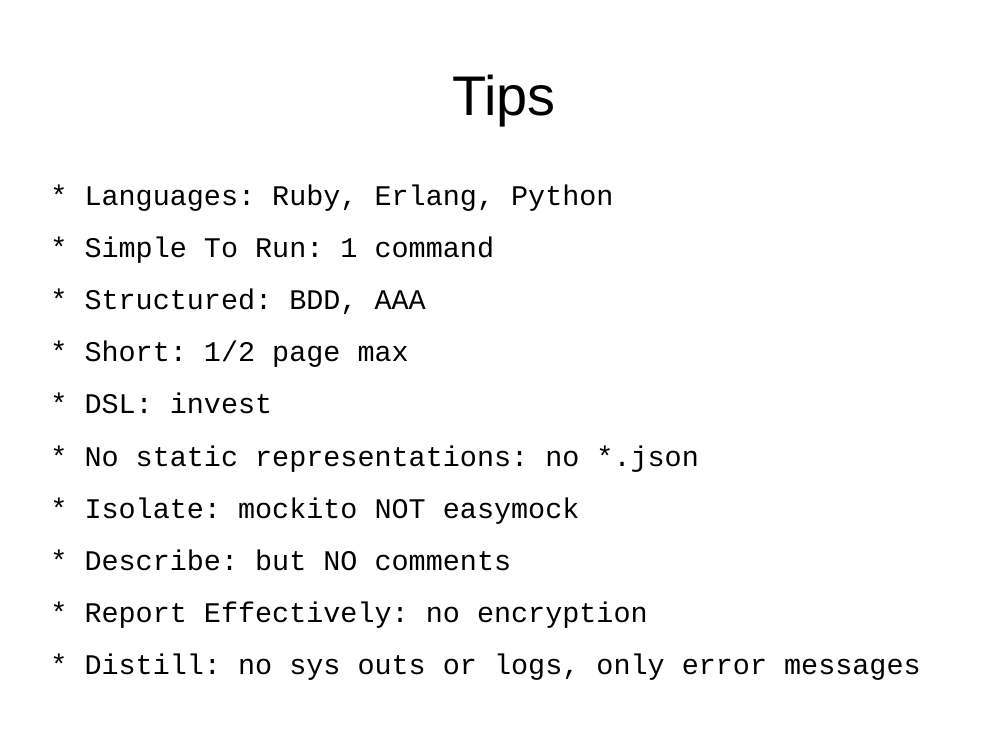
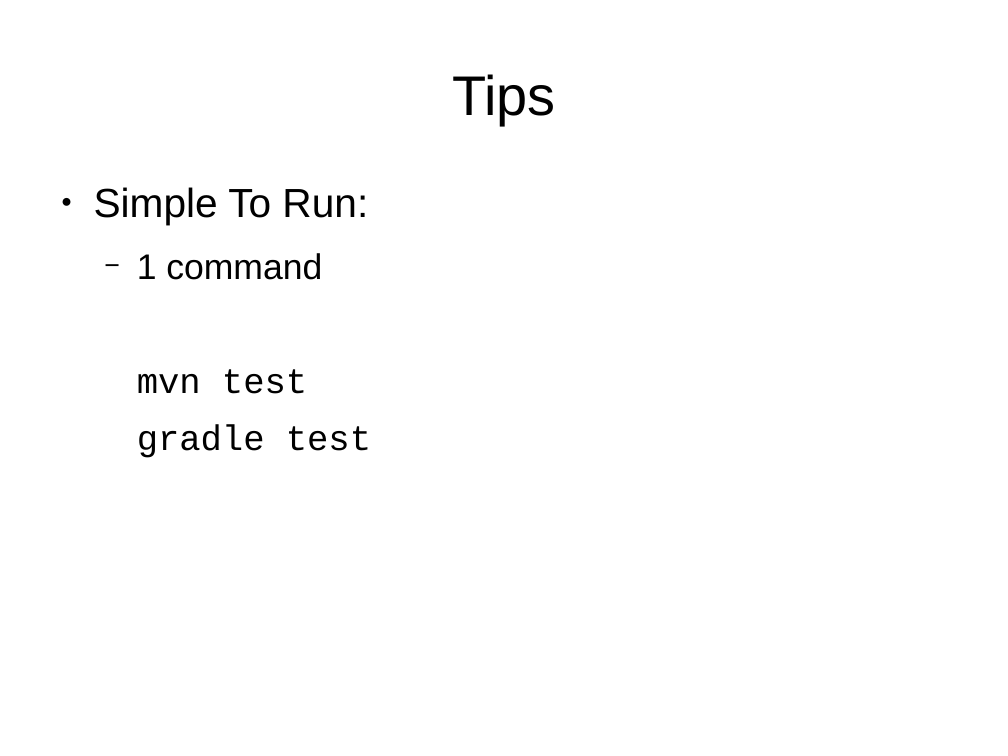
Before and after one commit to wesamhaboush/unittesting-techniques, a slide deck: slide 15 of pres.odp (slide 14 before the commit). Drawn at 1008x756 pixels with LibreOffice and Linux fonts; fonts in the diff are those of the drawing. Boxes give left, top, right and bottom in pixels: in the first picture for what was removed or moved away, otherwise in the second. Text is boxed around its words. In the diff, an @@ line names an element or a change of style, - is before the commit and + after.

```diff
--- a/pres.odp
+++ b/pres.odp
@@ text at (94,187,371,458): text changed; size 22.4 to 28 pt; font Courier New to Arial @@
-* Languages: Ruby, Erlang, Python
-* Simple To Run: 1 command
-* Structured: BDD, AAA
-* Short: 1/2 page max
-* DSL: invest
-* No static representations: no *.json
-* Isolate: mockito NOT easymock
-* Describe: but NO comments
-* Report Effectively: no encryption
-* Distill: no sys outs or logs, only error messages
+● Simple To Run:
+  − 1 command
+  mvn test
+  gradle test
```
Also in this commit, not shown: 1 other slide changed, 11 slides added, 1 other file.
